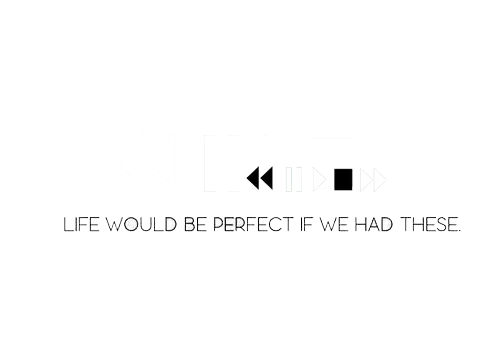
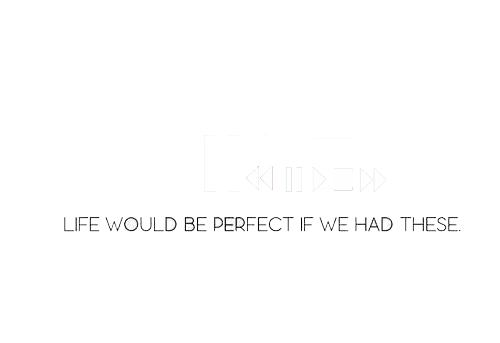
Before/after of a 500×343 layered artwork. What changed in the layer stack:
painted on "Layer 0" over [246, 166, 353, 191]
